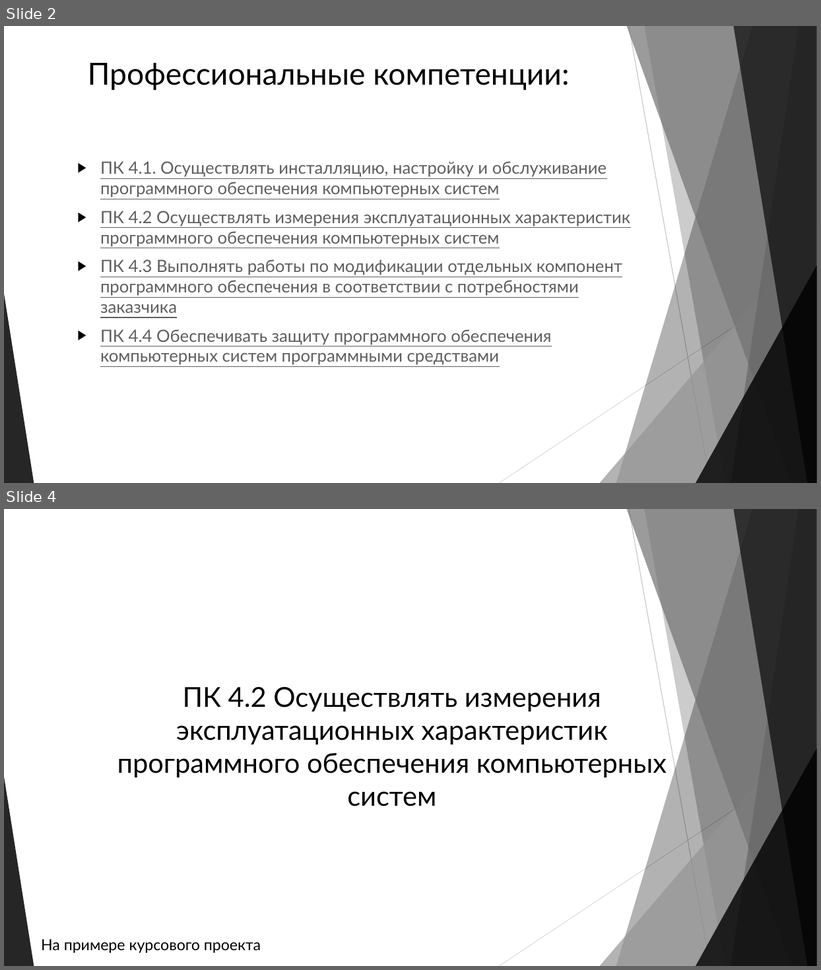
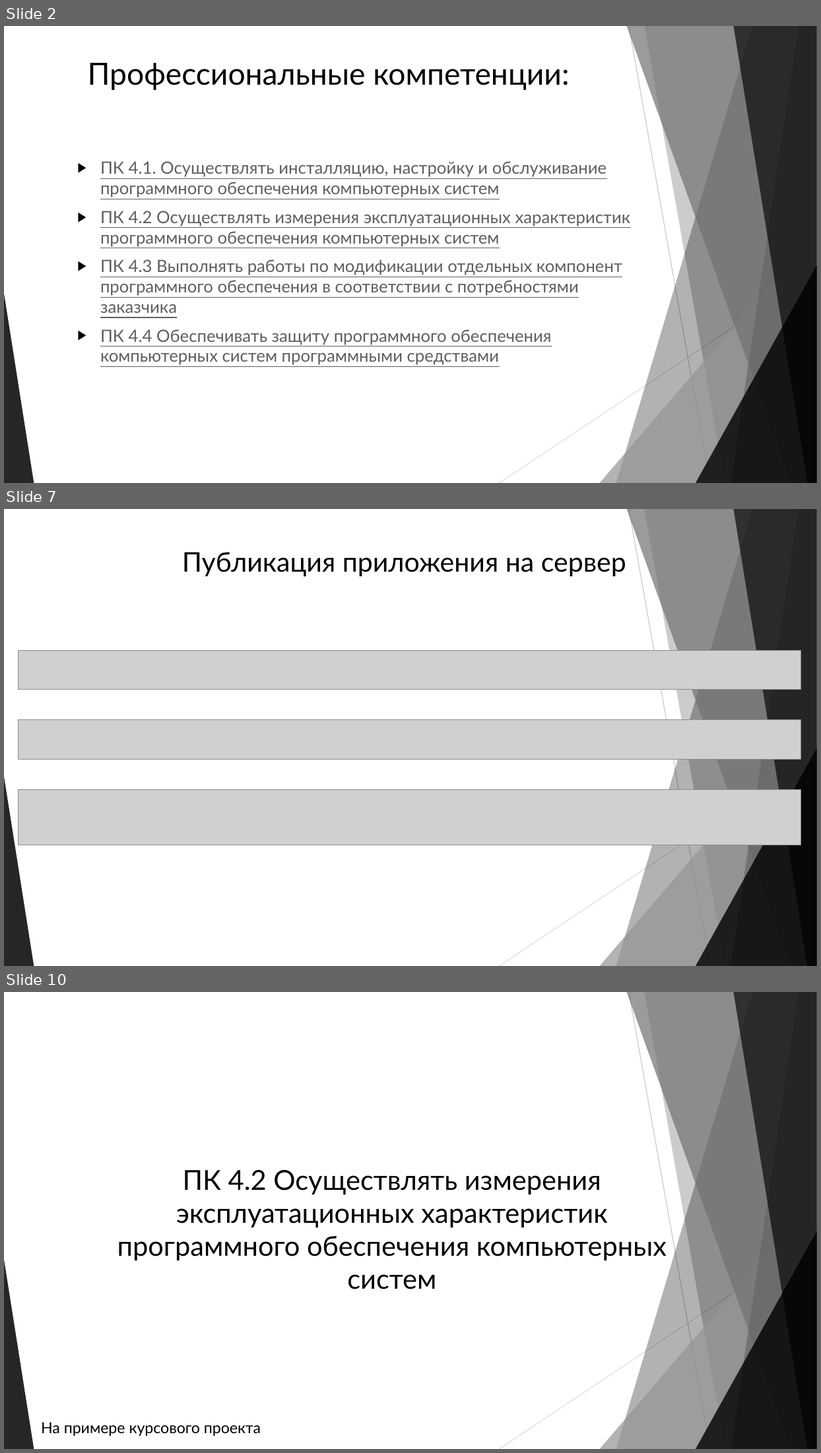
Before and after one commit to AlexGopher802/Qual_PM04, a slide deck: Презентация.pptx. Shown one above the other, each under a label of ours: slides 2 and 4 before the commit, slides 2, 7 and 10 after it; the slides between them are not shown. The pictures are 821x970 and 821x1453 pixels, drawn with LibreOffice and Linux fonts; fonts in the diff are those of the drawing; grey boxes stand for pictures. Boxes give left, top, right and bottom in pixels: in the first picture for what was removed or moved away, otherwise in the second. Text is boxed around its words. In the diff, an @@ line names an element or a change of style, - is before the commit and + after.

```diff
--- a/Презентация.pptx
+++ b/Презентация.pptx
@@ slide 7 added at (4,509,817,966), background #FFFFFF; not listed: 10 template elements that a slide beside it also shows @@
@@ text added at (182,552,626,577), 32 pt, text #000000 @@
+Публикация приложения на сервер
@@ picture added at (19,650,801,690) @@
@@ picture added at (19,720,801,760) @@
@@ picture added at (19,790,801,846) @@
@@ what was slide 4 is now slide 10 @@
```
Also in this commit, not shown: 4 slides changed, 15 other slides added.
